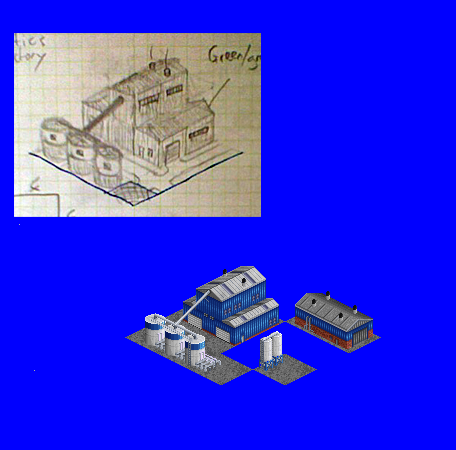
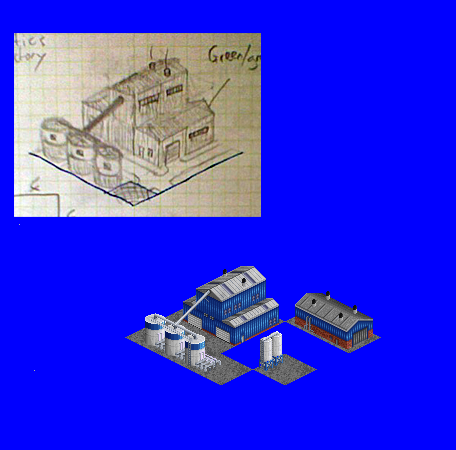
Revision of a layered 456 × 450 image; what changed, layer by layer:
painted on "warehouse" (2nd of 2, in "warehouse") over [348,320,373,334]
